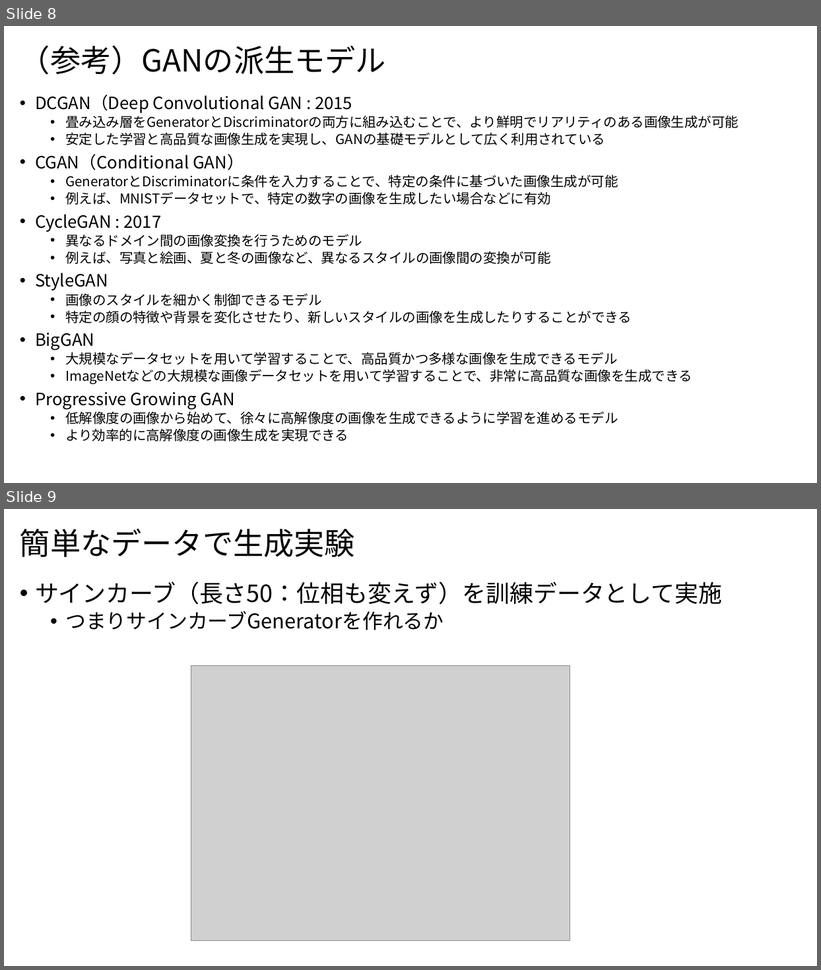
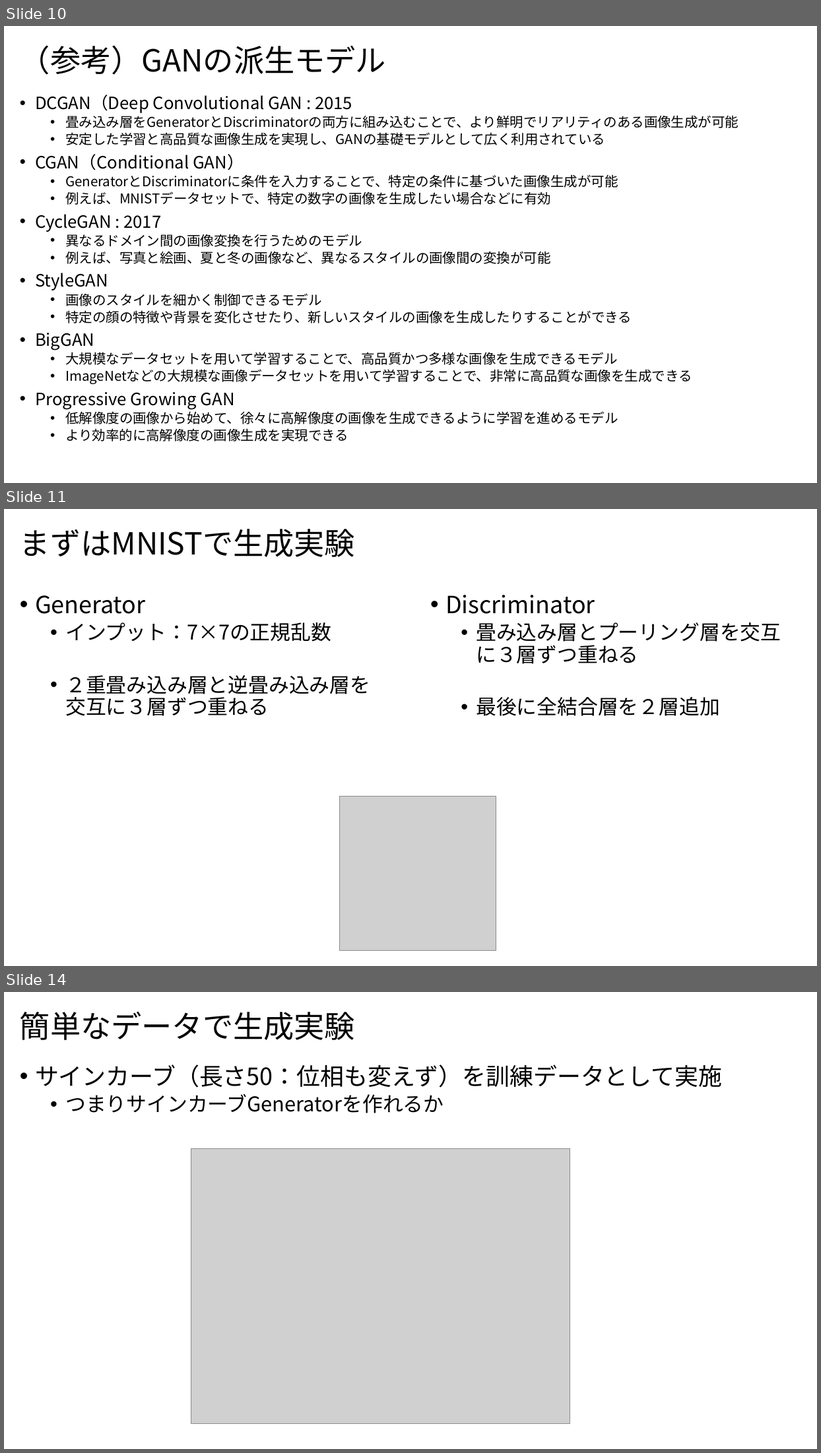
Before and after one commit to nakayasu720/report, a slide deck: GANによるデータ生成.pptx. Shown one above the other, each under a label of ours: slides 8 and 9 before the commit, slides 10, 11 and 14 after it; the slides between them are not shown. The pictures are 821x970 and 821x1453 pixels, drawn with LibreOffice and Linux fonts; fonts in the diff are those of the drawing; grey boxes stand for pictures. Boxes give left, top, right and bottom in pixels: in the first picture for what was removed or moved away, otherwise in the second. Text is boxed around its words. In the diff, an @@ line names an element or a change of style, - is before the commit and + after.

Commit message:
v3

```diff
--- a/GANによるデータ生成.pptx
+++ b/GANによるデータ生成.pptx
@@ slide 11 added at box(4, 509, 817, 966), background #FFFFFF @@
@@ title added at box(20, 529, 355, 557), 36 pt, text #000000 @@
+まずはMNISTで生成実験
@@ text added at box(35, 595, 331, 642), 24 pt, text #000000 @@
+• Generator
+  • インプット：7×7の正規乱数
+  • ２重畳み込み層と逆畳み込み層を交互に３層ずつ重ねる
@@ text added at box(446, 595, 781, 716), 24 pt, text #000000 @@
+• Discriminator
+  • 畳み込み層とプーリング層を交互に３層ずつ重ねる
+  • 最後に全結合層を２層追加
@@ picture added at box(340, 796, 496, 951) @@
@@ what was slide 8 is now slide 10 @@
@@ what was slide 9 is now slide 14 @@
```
Also in this commit, not shown: 4 other slides added.
